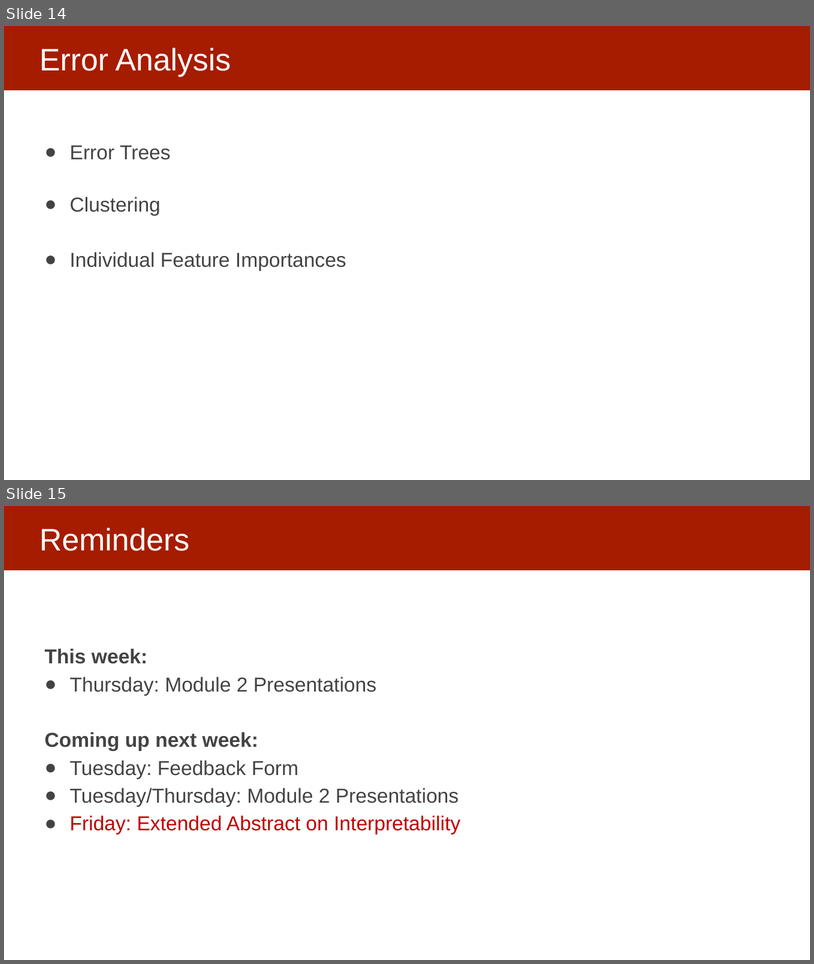
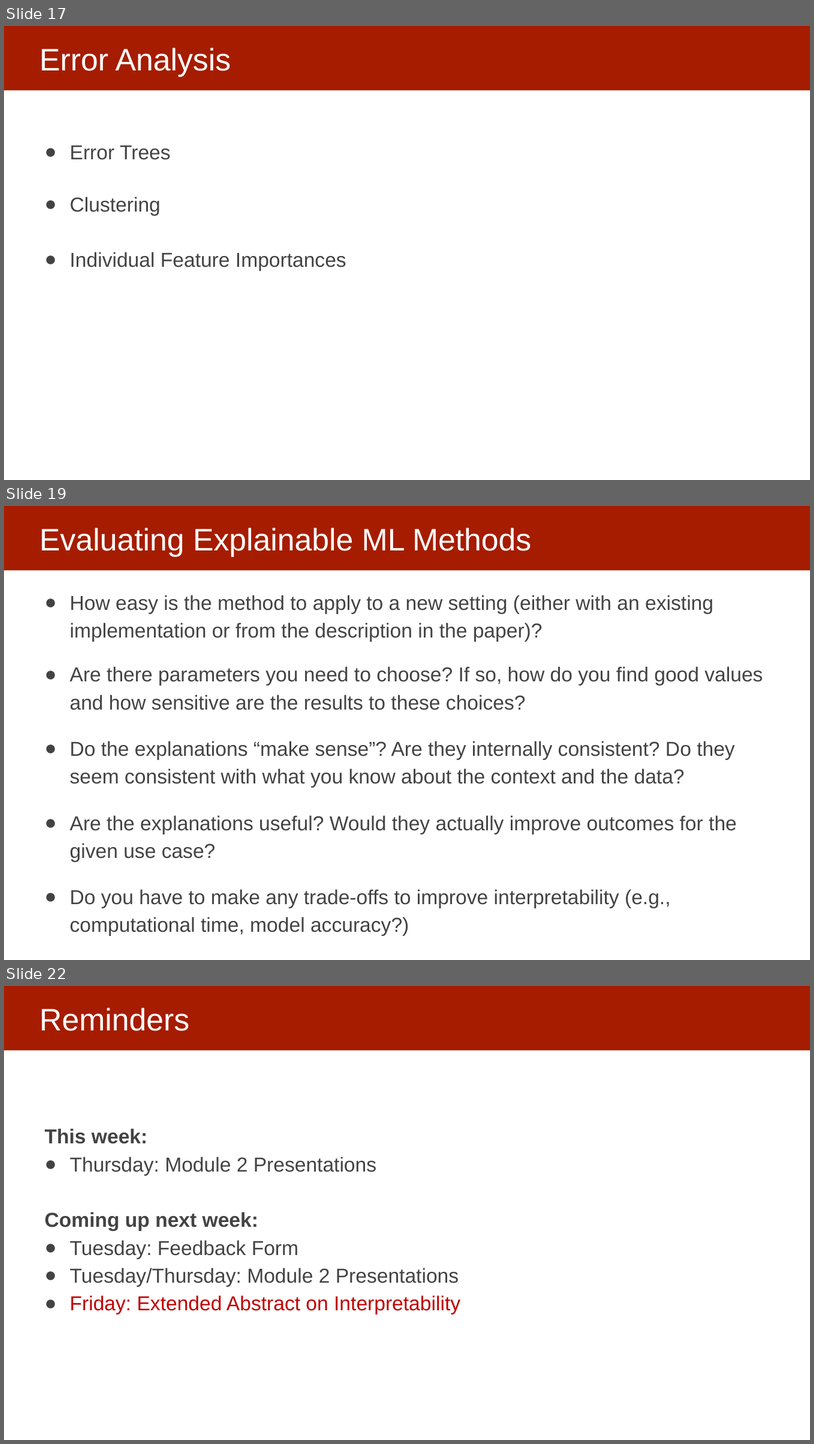
Before and after one commit to dssg/MLinPractice, a slide deck: Lectures/Lecture14-UnderstandingModels.pptx. Shown one above the other, each under a label of ours: slides 14 and 15 before the commit, slides 17, 19 and 22 after it; the slides between them are not shown. The pictures are 814x964 and 814x1444 pixels, drawn with LibreOffice and Linux fonts; fonts in the diff are those of the drawing. Boxes give left, top, right and bottom in pixels: in the first picture for what was removed or moved away, otherwise in the second. Text is boxed around its words. In the diff, an @@ line names an element or a change of style, - is before the commit and + after.

Commit message:
model understanding

```diff
--- a/Lectures/Lecture14-UnderstandingModels.pptx
+++ b/Lectures/Lecture14-UnderstandingModels.pptx
@@ slide 19 added at (4, 506, 810, 960), background #FFFFFF; not listed: 1 template element that a slide beside it also shows @@
@@ title added at (39, 528, 531, 557), 37 pt, text #FFFFFF @@
+Evaluating Explainable ML Methods
@@ text added at (70, 595, 763, 936), 24 pt, text #434343 @@
+● How easy is the method to apply to a new setting (either with an existing implementation or from the description in the paper)?
+● Are there parameters you need to choose? If so, how do you find good values and how sensitive are the results to these choices?
+● Do the explanations “make sense”? Are they internally consistent? Do they seem consistent with what you know about the context and the data?
+● Are the explanations useful? Would they actually improve outcomes for the given use case?
+● Do you have to make any trade-offs to improve interpretability (e.g., computational time, model accuracy?)
@@ what was slide 14 is now slide 17 @@
@@ what was slide 15 is now slide 22 @@
```
Also in this commit, not shown: 1 slide changed, 6 other slides added.
